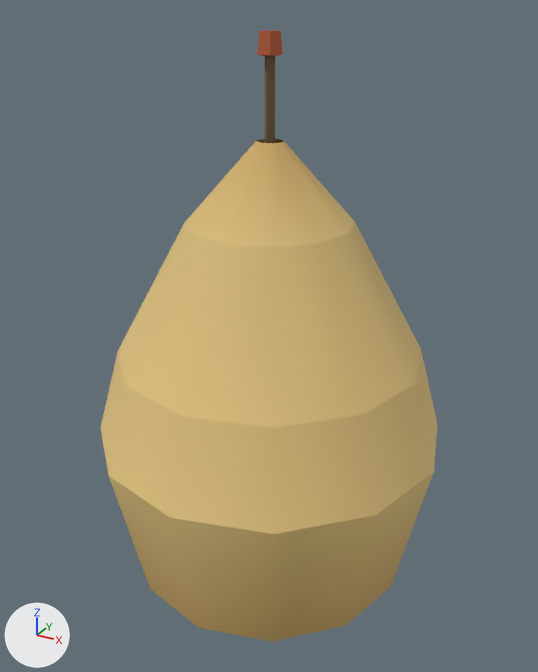
One commit to the glTF model games/yorimichi/assets/belmonte/meshes/SM_BM_BVV_HayStack.glb: the scene before it, then after it.
Rendered twice from a 50 mm lens placed at (3.15, -5.74, 5.11), pointed at (0.02, -0.04, 2.27). Every picture has the same lights, and +X, +Y and +Z are marked at lower left. The older version comes first. Vertices at exactly the same position are counted once.

Before the edit, the objects in view are built like this:
```python
me_sm_bvv_haystack = bpy.data.meshes.new('SM_BVV_HayStack')
me_sm_bvv_haystack.from_pydata(...)  # 82 vertices, 128 faces; spans x -1.7..1.7, y -1.7..1.7, z -0.2..4.95
# faces by material slot: [8, 24, 96]
me_sm_bvv_haystack.materials.append(mat_bm_000_m_wood_031)
me_sm_bvv_haystack.materials.append(mat_bm_001_m_vcol_022)
me_sm_bvv_haystack.materials.append(mat_bm_002_m_dirt)
ob_sm_bm_bvv_haystack = bpy.data.objects.new('SM_BM_BVV_HayStack', me_sm_bvv_haystack)
ob_sm_bm_bvv_haystack.location = (0.0, 0.0, 0.0)
```
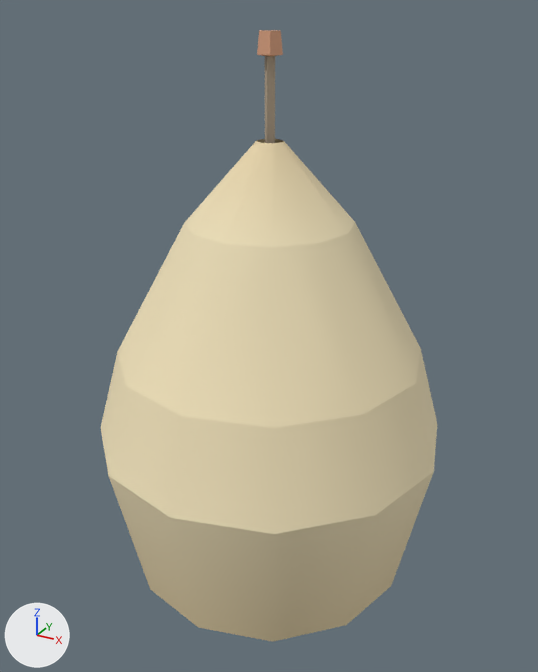
Where the change shows, as pixel boxes [x1, y1, x2, y2] in the pictures (538 x 672 px):
part 1 of me_sm_bvv_haystack, recoloured
    both: [109, 139, 434, 642]
part 2 of me_sm_bvv_haystack, recoloured (orange to beige)
    both: [257, 30, 283, 143]
part 3 of me_sm_bvv_haystack, recoloured
    both: [101, 225, 437, 534]

What the commit changed:
me_sm_bvv_haystack has 82 vertices, 128 faces and spans x -1.7..1.7, y -1.7..1.7, z -0.2..4.95.
me_sm_bvv_haystack is used by ob_sm_bm_bvv_haystack; location (0.0, 0.0, 0.0).
me_sm_bvv_haystack part 1: 60 faces centred in x -1.46..1.46, y -1.46..1.46, z 0.29..3.84 are repainted in the vertex colours; the middle colour goes from yellow #dabe7b to beige #eee0b9.
me_sm_bvv_haystack part 2: 32 faces centred in x -0.09..0.09, y -0.1..0.1, z 4.12..4.95 are repainted in the vertex colours; the middle colour goes from orange #b35c38 to beige #daa281.
me_sm_bvv_haystack part 3: 36 faces centred in x -1.48..1.48, y -1.48..1.48, z 1.54..2.52 are repainted in the vertex colours; the middle colour goes from beige #e4c681 to beige #f3e4bc.
